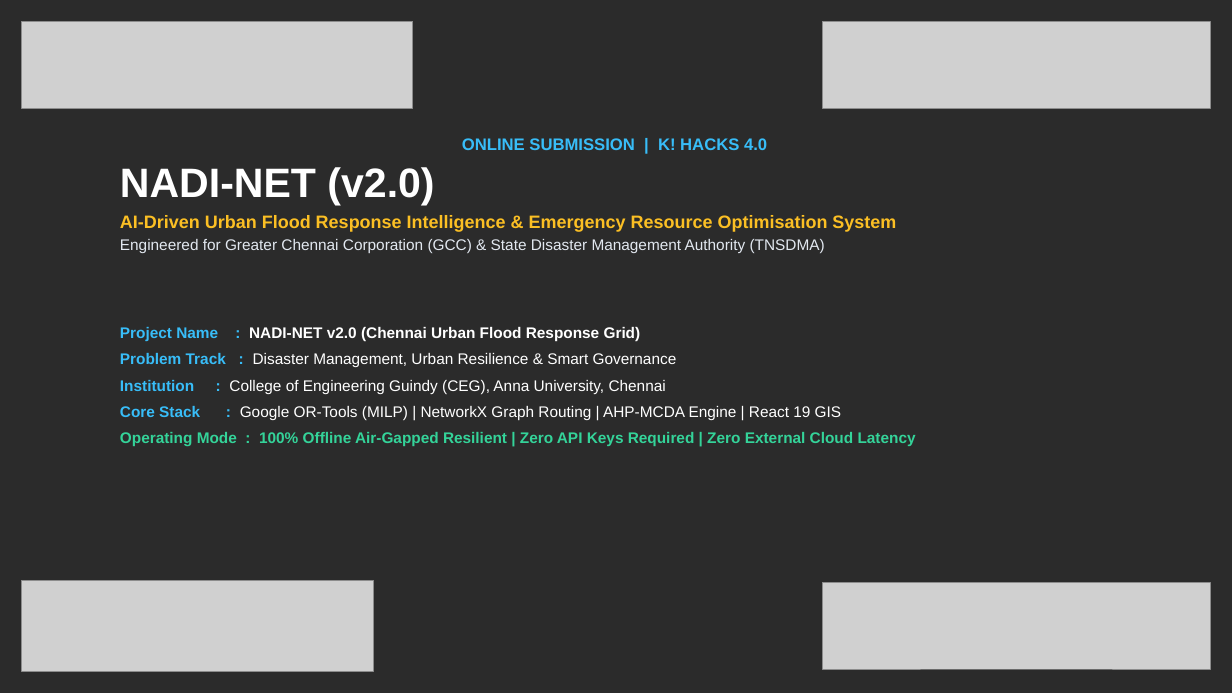
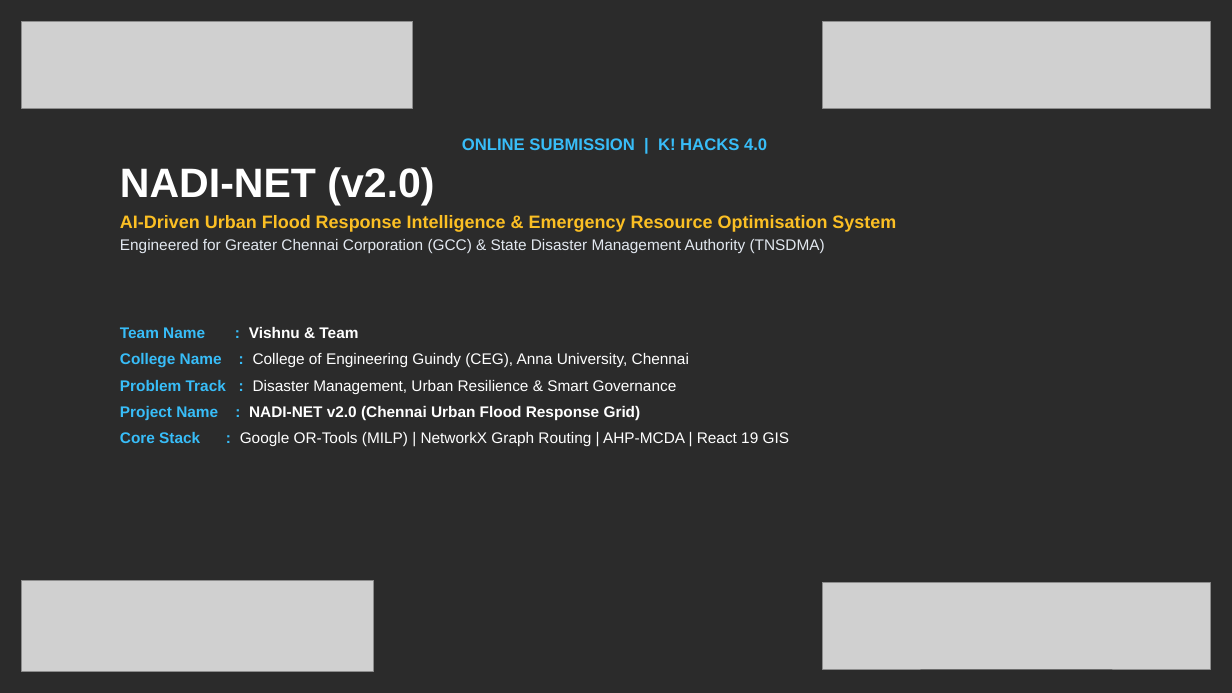
Before and after one commit to Vishnu-3727/nadi-net, a slide deck: slide 1 of NADI_NET_K_HACKS_Presentation.pptx. Drawn at 1232x693 pixels with LibreOffice and Linux fonts; fonts in the diff are those of the drawing; grey boxes stand for pictures; background and template pictures are left out; a plain dark background stands for a picture behind light text. Boxes give left, top, right and bottom in pixels: in the first picture for what was removed or moved away, otherwise in the second. Text is boxed around its words. In the diff, an @@ line names an element or a change of style, - is before the commit and + after.

Commit message:
fix(presentation): format transparent diagrams, fix text wrap bounds, and align table columns

```diff
--- a/NADI_NET_K_HACKS_Presentation.pptx
+++ b/NADI_NET_K_HACKS_Presentation.pptx
@@ text at box(120, 327, 689, 394): paragraphs added @@
+Team Name : Vishnu & Team
+College Name : College of Engineering Guindy (CEG), Anna University, Chennai
+Problem Track : Disaster Management, Urban Resilience & Smart Governance
@@ text at box(120, 406, 641, 420): less space between paragraphs @@
@@ text at box(120, 432, 789, 446): text changed @@
-Problem Track : Disaster Management, Urban Resilience & Smart Governance
-Institution : College of Engineering Guindy (CEG), Anna University, Chennai
-Core Stack : Google OR-Tools (MILP) | NetworkX Graph Routing | AHP-MCDA Engine | React 19 GIS
-Operating Mode : 100% Offline Air-Gapped Resilient | Zero API Keys Required | Zero External Cloud Latency
+Core Stack : Google OR-Tools (MILP) | NetworkX Graph Routing | AHP-MCDA | React 19 GIS
```
Also in this commit, not shown: 2 other slides changed.
